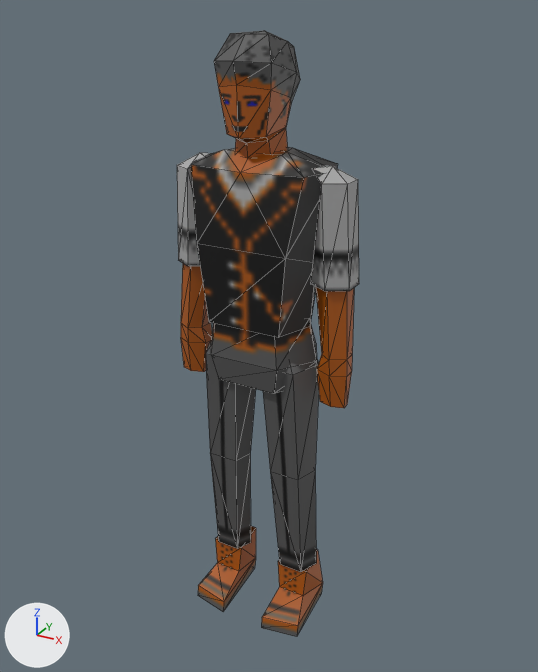
A saved change to the FBX model src/ART/Man3d/man_idle.fbx.
Camera for both pictures: a 50 mm lens placed at (1.16, -2.02, 2.18), pointed at (0.01, 0.08, 1.13). Every picture has the same lights, and +X, +Y and +Z are marked at lower left. The picture after the commit comes second. Mesh edges are drawn as thin lines. Where no turn or scale is listed for an object, it has been applied to the vertices.

Objects in the first picture: 'man'.
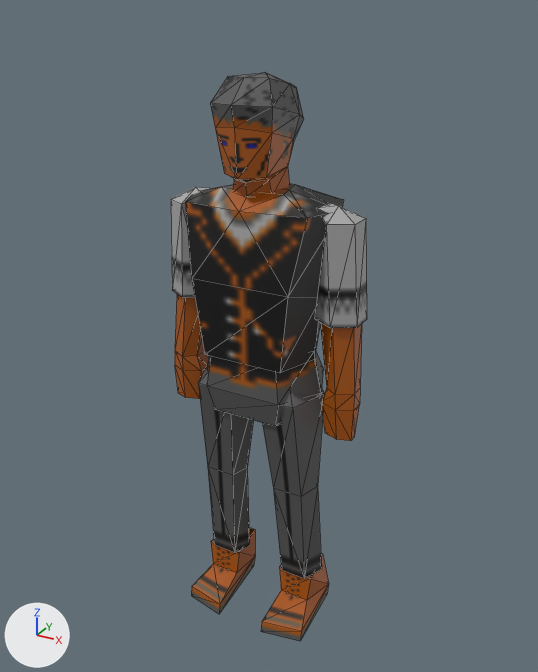
Boxes [x1, y1, x2, y2] around the edits, measured in the pictures (538 x 672 px; the box of a moved part takes in the faces that stretch with it):
'man', reshaped (8% wider, 6% shorter): before [177, 30, 359, 637]; after [171, 72, 367, 641]
part 1 of me_mesh, moved or reshaped: before [311, 165, 359, 291]; after [315, 203, 367, 328]
part 2 of me_mesh, moved or reshaped: before [316, 287, 354, 408]; after [320, 323, 362, 441]
part 3 of me_mesh, moved or reshaped: before [177, 153, 212, 266]; after [171, 187, 212, 298]
part 4 of me_mesh, moved or reshaped: before [181, 263, 212, 372]; after [175, 294, 208, 399]
part 5 of me_mesh, moved or reshaped: before [206, 340, 256, 549]; after [198, 366, 253, 553]
part 6 of me_mesh, moved or reshaped: before [191, 147, 337, 338]; after [185, 183, 344, 373]
part 7 of me_mesh, moved or reshaped: before [214, 30, 300, 158]; after [210, 72, 304, 197]
part 8 of me_mesh, moved or reshaped: before [261, 549, 323, 637]; after [261, 553, 329, 641]
part 9 of me_mesh, moved or reshaped: before [198, 526, 256, 612]; after [191, 528, 255, 614]
part 10 of me_mesh, moved or reshaped: before [211, 321, 319, 572]; after [207, 351, 324, 579]

The change in detail:
me_mesh is used by ob_man; location (0.0, 0.045, 0.0).
me_mesh had 225 vertices, 388 faces and spanned x -0.33..0.33, y -0.17..0.17, z 0.0..2.12.
me_mesh now has 225 vertices, 388 faces and spans x -0.36..0.36, y -0.19..0.18, z 0.0..2.01.
me_mesh part 1: the loose piece of 13 vertices spanning x 0.19..0.33, y -0.07..0.09, z 1.37..1.75 is moved by (0.03, 0.0, -0.12).
me_mesh part 2: the loose piece of 24 vertices spanning x 0.2..0.33, y -0.05..0.08, z 0.96..1.37 is moved by (0.03, 0.0, -0.12).
me_mesh part 3: the loose piece of 13 vertices spanning x -0.33..-0.19, y -0.07..0.09, z 1.37..1.75 is moved by (-0.03, 0.0, -0.12).
me_mesh part 4: the loose piece of 24 vertices spanning x -0.33..-0.2, y -0.05..0.08, z 0.96..1.37 is moved by (-0.03, 0.0, -0.12).
me_mesh part 5: the loose piece of 17 vertices spanning x -0.22..-0.01, y -0.1..0.14, z 0.21..1.17 is scaled about its middle by (1.07, 1.14, 0.9), then moved by (-0.01, 0.0, -0.07).
me_mesh part 6: the loose piece of 29 vertices spanning x -0.25..0.25, y -0.14..0.17, z 1.22..1.78 is scaled about its middle by (1.1, 1.1, 1), then moved by (0.0, 0.0, -0.12).
me_mesh part 7: the loose piece of 42 vertices spanning x -0.12..0.12, y -0.16..0.13, z 1.77..2.12 is scaled about its middle by (1.1, 1.1, 1), then moved by (0.0, 0.0, -0.12).
me_mesh part 8: the loose piece of 14 vertices spanning x 0.08..0.22, y -0.17..0.12, z 0.0..0.22 is scaled about the mesh origin by (1.1, 1.1, 0.9).
me_mesh part 9: the loose piece of 14 vertices spanning x -0.22..-0.08, y -0.17..0.12, z 0.0..0.22 is scaled about the mesh origin by (1.1, 1.1, 0.9).
me_mesh part 10: 35 of 225 vertices moved; they spanned x -0.21..0.22, y -0.13..0.14, z 0.21..1.26 and now span x -0.23..0.24, y -0.14..0.17, z 0.19..1.14; mean shift (0.01, 0.0, -0.09); largest move (-0.21, 0.0, 1.1) -> (-0.23, 0.0, 0.98).
